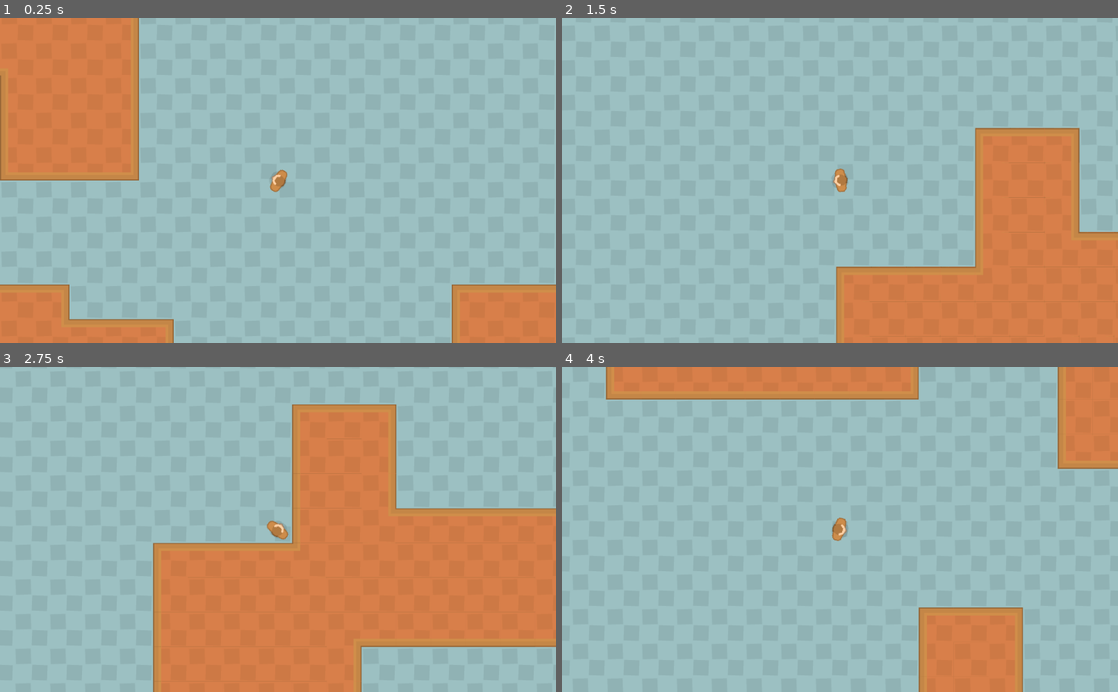
Above: before the commit, frames 1-4 (two rows, left to right).
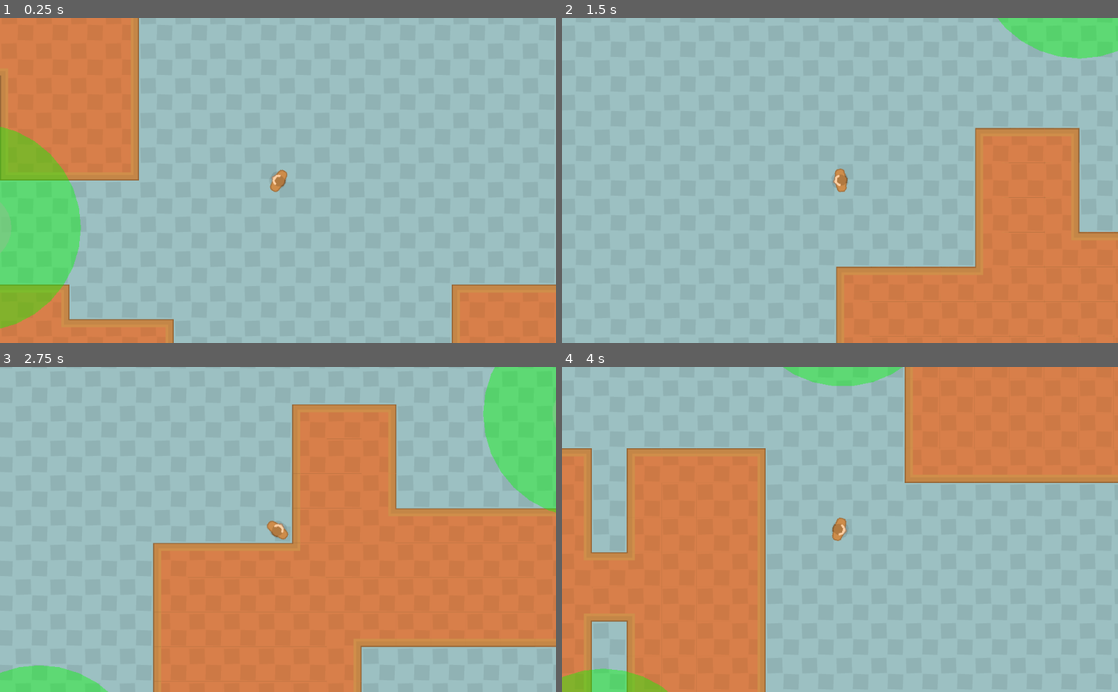
Above: after the commit, the same moments.

Repository: ChewieCB/LD52
Game: Godot game, scene res://src/levels/TestScene.tscn
The game is run twice, just before and just after one commit, with the same random seed, the same clock (stepped at 60 frames per second) and the same inputs. Before the commit the project has no main scene; this scene is started directly in both runs.
Inputs (mouse positions are in pixels of both pictures, inside the frame that each line leads up to):
- Up to frame 1 (0.25 s): no input
- Up to frame 2 (1.5 s): tap Enter at 0.5 s; move the mouse to (962, 164) at 0.52 s; hold D (move_right) 0.53-1.28 s; move the mouse to (728, 196) at 1.27 s; hold S (move_down) from 1.28 s (still down)
- Up to frame 3 (2.75 s): move the mouse to (333, 458) at 2.02 s; release S (move_down) at 2.03 s; hold D (move_right) from 2.03 s (still down)
- Up to frame 4 (4 s): tap R (reset, bound only after the commit) at 2.75 s; move the mouse to (812, 594) at 2.77 s; release D (move_right) at 2.78 s; hold W (move_up) 2.78-3.53 s; move the mouse to (1006, 578) at 3.52 s; hold A (move_left) from 3.53 s (still down)

The runs differ from the first frame. In frame 1, 6.7% of the frame differs, in the area x 0-15%, y 33-96%; in frame 2, 2.1%; in frame 3, 5.9%; in frame 4, 45%, in the area x 0-100%, y 0-100%.

Commit message:
Added basic enemy chase/patrol/idle AI

Diff:
--- a/project.godot
+++ b/project.godot
@@ -8,9 +8,32 @@
 
 config_version=4
 
+_global_script_classes=[ {
+"base": "KinematicBody2D",
+"class": "Player",
+"language": "GDScript",
+"path": "res://src/player/player.gd"
+}, {
+"base": "Node",
+"class": "State",
+"language": "GDScript",
+"path": "res://src/utils/state.gd"
+}, {
+"base": "Node",
+"class": "StateMachine",
+"language": "GDScript",
+"path": "res://src/utils/state_machine.gd"
+} ]
+_global_script_class_icons={
+"Player": "",
+"State": "",
+"StateMachine": ""
+}
+
 [application]
 
 config/name="LD52"
+run/main_scene="res://src/levels/TestScene.tscn"
 config/icon="res://icon.png"
 
 [gui]
@@ -39,6 +62,16 @@
 "events": [ Object(InputEventKey,"resource_local_to_scene":false,"resource_name":"","device":0,"alt":false,"shift":false,"control":false,"meta":false,"command":false,"pressed":false,"scancode":0,"physical_scancode":68,"unicode":0,"echo":false,"script":null)
  ]
 }
+reset={
+"deadzone": 0.5,
+"events": [ Object(InputEventKey,"resource_local_to_scene":false,"resource_name":"","device":0,"alt":false,"shift":false,"control":false,"meta":false,"command":false,"pressed":false,"scancode":0,"physical_scancode":82,"unicode":0,"echo":false,"script":null)
+ ]
+}
+quit={
+"deadzone": 0.5,
+"events": [ Object(InputEventKey,"resource_local_to_scene":false,"resource_name":"","device":0,"alt":false,"shift":false,"control":false,"meta":false,"command":false,"pressed":false,"scancode":0,"physical_scancode":81,"unicode":0,"echo":false,"script":null)
+ ]
+}
 
 [physics]
 
--- /dev/null
+++ b/src/enemy/BaseEnemy.tscn
@@ -0,0 +1,85 @@
+[gd_scene load_steps=13 format=2]
+
+[ext_resource path="res://assets/environment/spritesheet_characters.png" type="Texture" id=1]
+[ext_resource path="res://src/enemy/base_enemy.gd" type="Script" id=2]
+[ext_resource path="res://src/enemy/states/idle.gd" type="Script" id=3]
+[ext_resource path="res://src/utils/state_machine.gd" type="Script" id=4]
+[ext_resource path="res://src/enemy/states/attack.gd" type="Script" id=5]
+[ext_resource path="res://src/enemy/states/chase.gd" type="Script" id=6]
+[ext_resource path="res://src/enemy/states/follow.gd" type="Script" id=7]
+[ext_resource path="res://src/enemy/states/_movement.gd" type="Script" id=8]
+[ext_resource path="res://src/enemy/states/die.gd" type="Script" id=9]
+
+[sub_resource type="RectangleShape2D" id=1]
+extents = Vector2( 16, 22 )
+
+[sub_resource type="CircleShape2D" id=2]
+radius = 6.0
+
+[sub_resource type="CircleShape2D" id=3]
+radius = 2.0
+
+[node name="BaseEnemy" type="KinematicBody2D"]
+collision_layer = 2
+collision_mask = 3
+collision/safe_margin = 1.0
+script = ExtResource( 2 )
+
+[node name="Sprite" type="Sprite" parent="."]
+position = Vector2( 9, 0 )
+texture = ExtResource( 1 )
+region_enabled = true
+region_rect = Rect2( 164, 87, 48, 45 )
+
+[node name="CollisionShape2D" type="CollisionShape2D" parent="."]
+position = Vector2( 3, 1 )
+shape = SubResource( 1 )
+
+[node name="RayCast2D" type="RayCast2D" parent="."]
+cast_to = Vector2( 50, 0 )
+
+[node name="StateMachine" type="Node" parent="."]
+script = ExtResource( 4 )
+initial_state_path = NodePath("Movement/Idle")
+
+[node name="Movement" type="Node" parent="StateMachine"]
+script = ExtResource( 8 )
+
+[node name="Idle" type="Node" parent="StateMachine/Movement"]
+script = ExtResource( 3 )
+
+[node name="Follow" type="Node" parent="StateMachine/Movement"]
+script = ExtResource( 7 )
+
+[node name="Chase" type="Node" parent="StateMachine/Movement"]
+script = ExtResource( 6 )
+
+[node name="Attack" type="Node" parent="StateMachine/Movement"]
+script = ExtResource( 5 )
+
+[node name="Die" type="Node" parent="StateMachine/Movement"]
+script = ExtResource( 9 )
+
+[node name="Line2D" type="Line2D" parent="."]
+width = 4.0
+
+[node name="StateLabel" type="Label" parent="."]
+margin_right = 40.0
+margin_bottom = 14.0
+
+[node name="DetectionArea" type="Area2D" parent="."]
+
+[node name="CollisionShape2D" type="CollisionShape2D" parent="DetectionArea"]
+visible = false
+shape = SubResource( 2 )
+
+[node name="StopArea" type="Area2D" parent="."]
+
+[node name="CollisionShape2D" type="CollisionShape2D" parent="StopArea"]
+visible = false
+shape = SubResource( 3 )
+
+[connection signal="body_entered" from="DetectionArea" to="." method="_on_DetectionArea_body_entered"]
+[connection signal="body_exited" from="DetectionArea" to="." method="_on_DetectionArea_body_exited"]
+[connection signal="body_entered" from="StopArea" to="." method="_on_StopArea_body_entered"]
+[connection signal="body_exited" from="StopArea" to="." method="_on_StopArea_body_exited"]
--- /dev/null
+++ b/src/enemy/base_enemy.gd
@@ -0,0 +1,79 @@
+extends KinematicBody2D
+
+export var nav_path := NodePath()
+onready var nav = get_node(nav_path)
+
+export var follow_route_path := NodePath()
+onready var follow_route = get_node(follow_route_path)
+
+onready var raycast = $RayCast2D
+
+var state_machine
+var state_label
+
+onready var audio_manager = null
+
+var target
+
+onready var detection_area_shape = $DetectionArea/CollisionShape2D.shape
+onready var stop_area_shape = $StopArea/CollisionShape2D.shape
+
+const cell_size = 32
+export (int) var DETECT_RADIUS = 6
+export (int) var NEAR_RADIUS = 2
+export (int) var VERY_NEAR_RADIUS = 2
+
+# Behaviour flags
+export var IS_HOSTILE = true
+export var IS_FOLLOWING = false
+
+
+func _ready():
+	state_machine = $StateMachine
+	state_label = $StateLabel
+	detection_area_shape.radius = DETECT_RADIUS * cell_size
+	stop_area_shape = NEAR_RADIUS * cell_size
+
+
+# Drawing the FOV
+const RED = Color(1.0, 0, 0, 0.4)
+const GREEN = Color(0, 1.0, 0, 0.4)
+var draw_colour = GREEN
+
+func _draw():
+	# DEBUG - draw the detection radiuses
+	draw_circle(Vector2.ZERO, NEAR_RADIUS * cell_size, Color(0.6, 0, 0.7, 0.4))
+	draw_circle(Vector2.ZERO, VERY_NEAR_RADIUS * cell_size, Color(1, 1, 1, 0.4))
+	draw_circle(Vector2.ZERO, DETECT_RADIUS * cell_size, draw_colour)
+
+
+func _on_DetectionArea_body_entered(body):
+	if body is Player and IS_HOSTILE:
+		draw_colour = RED
+		if not target:
+			target = body
+			state_machine.transition_to("Movement/Chase")
+
+
+func _on_DetectionArea_body_exited(body):
+	if body is Player:
+		if body == target:
+			target = null
+			draw_colour = GREEN
+			state_machine.transition_to("Movement/Idle")
+
+
+func _on_StopArea_body_entered(body):
+	if body is Player and IS_HOSTILE:
+		if body == target:
+			target = null
+			draw_colour = GREEN
+			state_machine.transition_to("Movement/Idle")
+
+
+func _on_StopArea_body_exited(body):
+	if body is Player and IS_HOSTILE:
+		draw_colour = RED
+		if not target:
+			target = body
+			state_machine.transition_to("Movement/Chase")
--- /dev/null
+++ b/src/enemy/states/_movement.gd
@@ -0,0 +1,34 @@
+extends State
+# Parent state for all movement-related states
+# Holds all of the base movement logic
+# Child states can override this states's functions or change its properties
+# This keeps the logic grouped in one location
+
+# These should be fallback defaults
+# TODO: Make these null and raise an exception to indicate bad State extension
+#       to better separate movement vars.
+export var max_speed = 420
+export var move_speed = 210
+
+var velocity := Vector2.ZERO
+var input_direction = Vector2.ZERO
+
+
+func physics_process(delta: float):
+	# Movement
+	input_direction = get_input_direction()
+
+	velocity = calculate_velocity(velocity, input_direction, delta)
+	velocity = _actor.move_and_slide(velocity)
+
+
+func get_input_direction():
+	return Vector2.ZERO
+
+
+func calculate_velocity(velocity_current: Vector2, input_dir: Vector2, delta: float):
+	var velocity_new = input_dir * move_speed
+	if velocity_new.length() > max_speed:
+		velocity_new = velocity_new.normalized() * max_speed
+
+	return velocity_new
--- /dev/null
+++ b/src/enemy/states/attack.gd
@@ -0,0 +1,22 @@
+extends State
+
+"""
+In the Idle state a character will... TODO
+"""
+
+
+func enter(_msg: Dictionary = {}):
+	_parent.velocity = Vector2.ZERO
+	_parent.enter()
+
+
+func unhandled_input(event: InputEvent):
+	_parent.unhandled_input(event)
+
+
+func physics_process(delta: float):
+	_parent.physics_process(delta)
+
+
+func exit():
+	_parent.exit()
--- /dev/null
+++ b/src/enemy/states/chase.gd
@@ -0,0 +1,54 @@
+extends State
+
+"""
+"""
+
+var target
+
+
+func enter(_msg: Dictionary = {}):
+	_parent.velocity = Vector2.ZERO
+	_parent.enter()
+	target = _actor.target
+
+
+func physics_process(_delta: float):
+	if not target:
+		# TODO - exit state
+		_state_machine.transition_to("Movement/Idle")
+	else:
+		# Path to the target
+		var nav_path = _actor.nav.get_simple_path(_actor.position, target.position)
+
+		# Convert the path points from local space to global space for the draw func
+		var path_line_points = []
+		for _point in nav_path:
+			var _global_point = _point - _actor.global_position
+			path_line_points.append(_global_point)
+		var path_line = _actor.get_node("Line2D")
+		path_line.points = path_line_points
+
+		# Move towards the target
+		# Point the viewcone towards the next point
+		_actor.raycast.cast_to = nav_path[1] - _actor.global_position
+
+		# Calculate the movement distance for this frame
+		var distance_to_walk = _parent.move_speed * _delta * 1.5
+
+		# Move the player along the path until he has run out of movement or the path ends.
+		while distance_to_walk > 0 and nav_path.size() > 0:
+			_actor.look_at(nav_path[0])
+			var distance_to_next_point = _actor.position.distance_to(nav_path[0])
+			if distance_to_walk <= distance_to_next_point:
+				# The player does not have enough movement left to get to the next point.
+				_actor.position += _actor.position.direction_to(nav_path[0]) * distance_to_walk
+			else:
+				# The player get to the next point
+				_actor.position = nav_path[0]
+				nav_path.remove(0)
+			# Update the distance to walk
+			distance_to_walk -= distance_to_next_point
+
+
+func exit():
+	_parent.exit()
--- /dev/null
+++ b/src/enemy/states/die.gd
@@ -0,0 +1,22 @@
+extends State
+
+"""
+In the Idle state a character will... TODO
+"""
+
+
+func enter(_msg: Dictionary = {}):
+	_parent.velocity = Vector2.ZERO
+	_parent.enter()
+
+
+func unhandled_input(event: InputEvent):
+	_parent.unhandled_input(event)
+
+
+func physics_process(delta: float):
+	_parent.physics_process(delta)
+
+
+func exit():
+	_parent.exit()
--- /dev/null
+++ b/src/enemy/states/follow.gd
@@ -0,0 +1,67 @@
+extends State
+
+"""
+"""
+
+var target
+var follow_path
+var path_points
+var follow_path_index = 0
+
+
+func enter(_msg: Dictionary = {}):
+	_parent.velocity = Vector2.ZERO
+	_parent.enter()
+
+	follow_path = _actor.follow_route
+	path_points = follow_path.curve.get_baked_points()
+	var path_points_array = Array(path_points)
+#	var closest_point = follow_path.curve.get_closest_point(_actor.position)
+#	var target_index = path_points_array.find(closest_point)
+#	var remaining_path_points = path_points_array.slice(target_index, path_points_array.size())
+
+
+func physics_process(_delta: float):
+	# FIXME - the index breaks at the end of the path loop
+	# Path to the target
+	target = path_points[follow_path_index]
+	var nav_path = _actor.nav.get_simple_path(_actor.position, target)
+
+	# Convert the path points from local space to global space for the draw func
+	var path_line_points = []
+	for _point in nav_path:
+		var _global_point = _point - _actor.global_position
+		path_line_points.append(_global_point)
+	var path_line = _actor.get_node("Line2D")
+	path_line.points = path_line_points
+
+	# Move towards the target
+	# Point the viewcone towards the next point
+	_actor.raycast.cast_to = nav_path[1] - _actor.global_position
+
+	# Calculate the movement distance for this frame
+	var distance_to_walk = _parent.move_speed * _delta
+
+	# Move the player along the path until he has run out of movement or the path ends.
+	while distance_to_walk > 0 and nav_path.size() > 0:
+		_actor.look_at(nav_path[0])
+		var distance_to_next_point = _actor.position.distance_to(nav_path[0])
+		if distance_to_walk <= distance_to_next_point:
+			# The player does not have enough movement left to get to the next point.
+			_actor.position += _actor.position.direction_to(nav_path[0]) * distance_to_walk
+		else:
+			# The player get to the next point
+			_actor.position = nav_path[0]
+			nav_path.remove(0)
+		# Update the distance to walk
+		distance_to_walk -= distance_to_next_point
+
+		if _actor.global_position.distance_to(target) < _actor.cell_size:
+			if follow_path_index >= path_points.size() - 1:
+				follow_path_index = 0
+			else:
+				follow_path_index += 1
+
+
+func exit():
+	_parent.exit()
--- /dev/null
+++ b/src/enemy/states/idle.gd
@@ -0,0 +1,25 @@
+extends State
+
+"""
+In the Idle state a character will mill about unmoving, but keeping watch for the player
+"""
+
+
+func enter(_msg: Dictionary = {}):
+	_parent.velocity = Vector2.ZERO
+	_parent.enter()
+
+
+func unhandled_input(event: InputEvent):
+	_parent.unhandled_input(event)
+
+
+func physics_process(delta: float):
+	_parent.physics_process(delta)
+
+	if _actor.IS_FOLLOWING:
+		_state_machine.transition_to("Movement/Follow")
+
+
+func exit():
+	_parent.exit()
--- a/src/levels/TestScene.tscn
+++ b/src/levels/TestScene.tscn
@@ -1,8 +1,22 @@
-[gd_scene load_steps=25 format=2]
+[gd_scene load_steps=31 format=2]
 
 [ext_resource path="res://src/player/Player.tscn" type="PackedScene" id=1]
 [ext_resource path="res://assets/environment/tilesheet_complete_transparent.png" type="Texture" id=2]
 [ext_resource path="res://assets/environment/tilesheet_complete.png" type="Texture" id=3]
+[ext_resource path="res://src/enemy/BaseEnemy.tscn" type="PackedScene" id=4]
+
+[sub_resource type="NavigationPolygon" id=22]
+vertices = PoolVector2Array( 64, 64, 0, 64, 0, 0, 64, 0 )
+polygons = [ PoolIntArray( 0, 1, 2, 3 ) ]
+outlines = [ PoolVector2Array( 64, 64, 0, 64, 0, 0, 64, 0 ) ]
+
+[sub_resource type="NavigationPolygon" id=23]
+vertices = PoolVector2Array( 64, 64, 0, 64, 0, 0, 64, 0 )
+polygons = [ PoolIntArray( 0, 1, 2, 3 ) ]
+outlines = [ PoolVector2Array( 64, 64, 0, 64, 0, 0, 64, 0 ) ]
+
+[sub_resource type="ConvexPolygonShape2D" id=24]
+points = PoolVector2Array( 64, 64, 0, 64, 0, 0, 64, 0 )
 
 [sub_resource type="TileSet" id=1]
 0/name = "tilesheet_complete.png 0"
@@ -13,6 +27,7 @@
 0/tile_mode = 0
 0/occluder_offset = Vector2( 0, 0 )
 0/navigation_offset = Vector2( 0, 0 )
+0/navigation = SubResource( 22 )
 0/shape_offset = Vector2( 0, 0 )
 0/shape_transform = Transform2D( 1, 0, 0, 1, 0, 0 )
 0/shape_one_way = false
@@ -27,6 +42,7 @@
 1/tile_mode = 0
 1/occluder_offset = Vector2( 0, 0 )
 1/navigation_offset = Vector2( 0, 0 )
+1/navigation = SubResource( 23 )
 1/shape_offset = Vector2( 0, 0 )
 1/shape_transform = Transform2D( 1, 0, 0, 1, 0, 0 )
 1/shape_one_way = false
@@ -43,9 +59,16 @@
 2/navigation_offset = Vector2( 0, 0 )
 2/shape_offset = Vector2( 0, 0 )
 2/shape_transform = Transform2D( 1, 0, 0, 1, 0, 0 )
+2/shape = SubResource( 24 )
 2/shape_one_way = false
-2/shape_one_way_margin = 0.0
-2/shapes = [  ]
+2/shape_one_way_margin = 1.0
+2/shapes = [ {
+"autotile_coord": Vector2( 0, 0 ),
+"one_way": false,
+"one_way_margin": 1.0,
+"shape": SubResource( 24 ),
+"shape_transform": Transform2D( 1, 0, 0, 1, 0, 0 )
+} ]
 2/z_index = 0
 3/name = "tilesheet_complete.png 3"
 3/texture = ExtResource( 3 )
@@ -273,10 +296,23 @@
 1/shapes = [  ]
 1/z_index = 0
 
+[sub_resource type="Curve2D" id=25]
+_data = {
+"points": PoolVector2Array( 0, 0, 0, 0, -128, -832, 0, 0, 0, 0, 640, -832, 0, 0, 0, 0, 640, -320, 0, 0, 0, 0, -128, -320 )
+}
+
+[sub_resource type="Curve2D" id=26]
+_data = {
+"points": PoolVector2Array( 0, 0, 0, 0, 768, -256, 0, 0, 0, 0, 768, -640, 0, 0, 0, 0, 960, -640, 0, 0, 0, 0, 960, -768, 0, 0, 0, 0, 1408, -768, 0, 0, 0, 0, 1408, -384, 0, 0, 0, 0, 1280, -384, 0, 0, 0, 0, 1280, -256, 0, 0, 0, 0, 768, -256 )
+}
+
 [node name="TestScene" type="Node2D"]
 
-[node name="Floor" type="TileMap" parent="."]
+[node name="Navigation2D" type="Navigation2D" parent="."]
+
+[node name="Floor" type="TileMap" parent="Navigation2D"]
 tile_set = SubResource( 1 )
+bake_navigation = true
 format = 1
 tile_data = PoolIntArray( -1900574, 0, 0, -1900573, 0, 0, -1900572, 0, 0, -1900571, 0, 0, -1900570, 0, 0, -1900569, 0,  …(55276 unchanged characters)…
 
@@ -285,4 +321,36 @@
 format = 1
 tile_data = PoolIntArray( -1310748, 2, 0, -1310747, 2, 0, -1310746, 2, 0, -1310745, 2, 0, -1310744, 2, 0, -1310743, 2,  …(52388 unchanged characters)…
 
+[node name="Enemies" type="Node2D" parent="."]
+
+[node name="Route1" type="Path2D" parent="Enemies"]
+curve = SubResource( 25 )
+
+[node name="BaseEnemy" parent="Enemies/Route1" instance=ExtResource( 4 )]
+position = Vector2( -128, -583 )
+nav_path = NodePath("../../../Navigation2D")
+follow_route_path = NodePath("..")
+IS_FOLLOWING = true
+
+[node name="Route2" type="Path2D" parent="Enemies"]
+curve = SubResource( 26 )
+
+[node name="BaseEnemy2" parent="Enemies/Route2" instance=ExtResource( 4 )]
+position = Vector2( 768, -486 )
+nav_path = NodePath("../../../Navigation2D")
+follow_route_path = NodePath("..")
+IS_FOLLOWING = true
+
+[node name="BaseEnemy3" parent="Enemies" instance=ExtResource( 4 )]
+position = Vector2( 1120, -46 )
+nav_path = NodePath("../../Navigation2D")
+
+[node name="BaseEnemy4" parent="Enemies" instance=ExtResource( 4 )]
+position = Vector2( 110, 610 )
+nav_path = NodePath("../../Navigation2D")
+
+[node name="BaseEnemy5" parent="Enemies" instance=ExtResource( 4 )]
+position = Vector2( -555, 87 )
+nav_path = NodePath("../../Navigation2D")
+
 [node name="Player" parent="." instance=ExtResource( 1 )]
--- a/src/player/player.gd
+++ b/src/player/player.gd
@@ -1,4 +1,5 @@
 extends KinematicBody2D
+class_name Player
 
 var MAX_SPEED = 400
 var ACCELERATION = 1700
@@ -6,6 +7,12 @@
 
 
 func _physics_process(delta: float) -> void:
+	# Debug Reset
+	if Input.is_action_pressed("reset"):
+		var _ret = get_tree().reload_current_scene()
+	elif Input.is_action_pressed("quit"):
+		get_tree().quit()
+
 	var axis: Vector2 = get_input_axis()
 	if axis == Vector2.ZERO:
 		apply_friction(ACCELERATION * delta)
--- /dev/null
+++ b/src/utils/state.gd
@@ -0,0 +1,54 @@
+extends Node
+class_name State
+# State interface to use in Hierarchical State Machines. The lowest leaf tries
+# to handle callbacks, and if it can't, it delegates the work to its parent
+#
+# It's up to the user to call the parent state's functions, e.g.
+# `_parent.physics_process(delta)`
+#
+# Use State as a child of a StateMachine node
+
+onready var _state_machine = _get_state_machine(self)
+onready var _actor = _state_machine.actor
+
+# Using the same class, i.e. State as a type hint causes a memory leak in Godot 3.2
+var _parent = null
+
+# Asset import drop in here
+var audio_manager
+
+
+func _ready():
+	yield(owner, "ready")
+	var parent = get_parent()
+	_actor = _state_machine.actor
+	if not parent.is_in_group("state_machine"):
+		_parent = parent
+
+	audio_manager = _actor.audio_manager
+
+
+func unhandled_input(_event: InputEvent):
+	pass
+
+
+func process(_delta: float):
+	pass
+
+
+func physics_process(_delta: float):
+	pass
+
+
+func enter(_msg := {}):
+	pass
+
+
+func exit():
+	pass
+
+
+func _get_state_machine(node: Node):
+	if node != null and not node.is_in_group("state_machine"):
+		return _get_state_machine(node.get_parent())
+	return node
--- /dev/null
+++ b/src/utils/state_machine.gd
@@ -0,0 +1,62 @@
+extends Node
+class_name StateMachine
+# Generic State Machine, Initialises states and delegates engine callbacks
+# (_physics_process, _unhandled_input) to the active state
+
+signal transitioned(state_path)
+
+export var initial_state_path := NodePath()
+
+onready var actor = get_parent()
+
+onready var state = get_node(initial_state_path) setget set_state
+onready var _state_name = state.name
+var previous_state
+
+
+func _init():
+	add_to_group("state_machine")
+
+
+func _ready():
+	yield(owner, "ready")
+	state.enter()
+
+	actor.state_label.text = str(_state_name)
+
+
+func _unhandled_input(event: InputEvent):
+	state.unhandled_input(event)
+
+
+func _process(delta):
+	state.process(delta)
+
+
+func _physics_process(delta):
+	state.physics_process(delta)
+
+
+func transition_to(target_state_path: String, msg: Dictionary = {}):
+	if not has_node(target_state_path):
+		return
+
+	# Cache current state so we can retrieve the previous state
+	previous_state = self.state
+
+	var target_state := get_node(target_state_path)
+
+	# Don't re-enter the state you're currently in
+	if target_state == previous_state:
+		return
+
+	state.exit()
+	self.state = target_state
+	state.enter(msg)
+	emit_signal("transitioned", target_state_path)
+
+
+func set_state(value):
+	state = value
+	_state_name = state.name
+	actor.state_label.text = str(_state_name)
